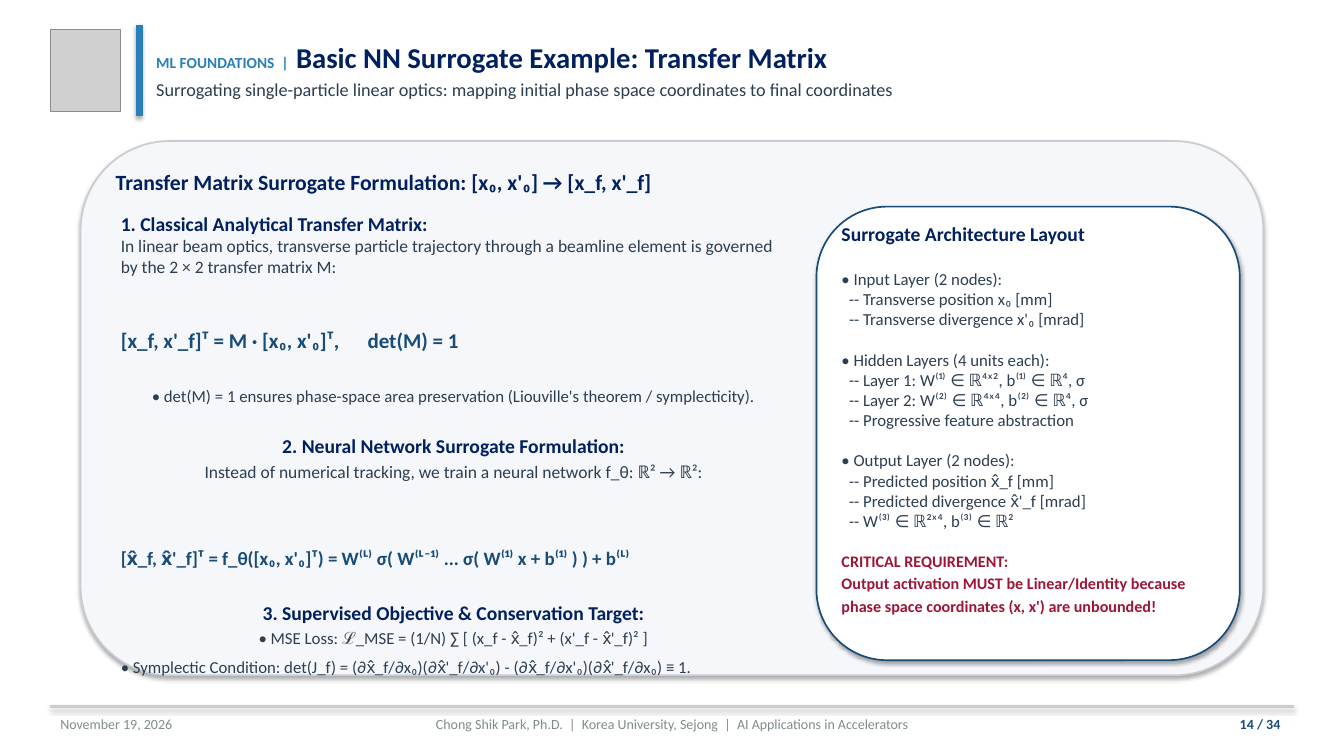
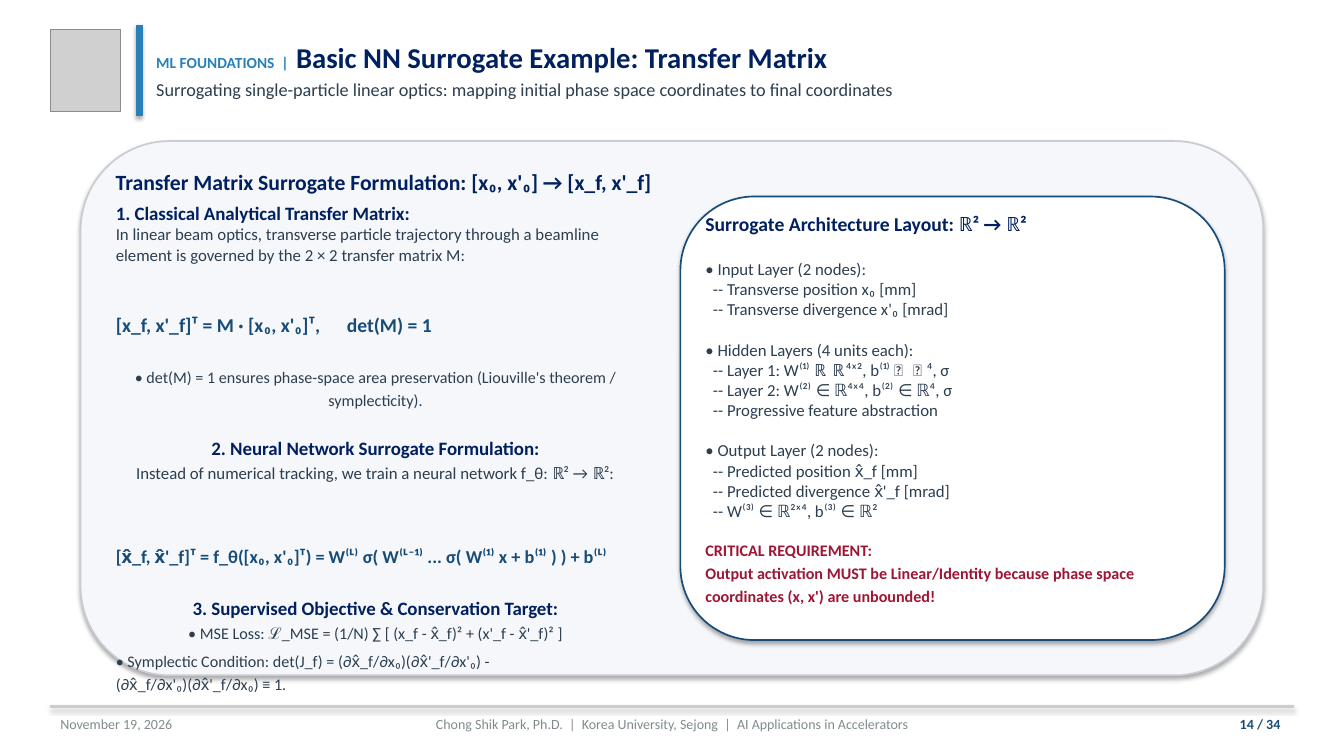
Before and after one commit to cspark7701/ai4acc-mini-hackathon, a slide deck: slide 14 of presentations/Lecture_1_AI_ML_Foundations_and_Control_Slides.pptx. Drawn at 1344x756 pixels with LibreOffice and Linux fonts; fonts in the diff are those of the drawing; grey boxes stand for pictures. Boxes give left, top, right and bottom in pixels: in the first picture for what was removed or moved away, otherwise in the second. Text is boxed around its words. In the diff, an @@ line names an element or a change of style, - is before the commit and + after.

Commit message:
Evenly distribute Slides 13-16, enlarge Slide 14 diagram, and resolve table overlap
Evenly distribute vertical content spans on Slides 13, 14, 15, and 16 across their card containers to eliminate bottom whitespace voids. Enlarge the neural transfer matrix surrogate diagram on the right of Slide 14 by over 40% (scale 1.02, 5.4 in x 4.4 in) with expanded node radii and bolder connections. Eliminate column overlap on Slides 17, 23, and 26 by restricting left column widths to 4.85 in and anchoring tables at x = 6.45 in to create a guaranteed 0.67–0.77 in whitespace gutter. Mirror layout and typography improvements in the PowerPoint build script, recompile slide decks cleanly, and verify all 23 test suite assertions pass.

Files:
 M  presentations/Lecture_1_AI_ML_Foundations_and_Control_Slides.pdf
 M  presentations/Lecture_1_AI_ML_Foundations_and_Control_Slides.pptx
 M  presentations/Lecture_1_AI_ML_Foundations_and_Control_Slides.tex
 M  scripts/build_lecture_1_pptx.py

```diff
--- a/presentations/Lecture_1_AI_ML_Foundations_and_Control_Slides.pptx
+++ b/presentations/Lecture_1_AI_ML_Foundations_and_Control_Slides.pptx
@@ text "1. Classical Analytical Transfer Matrix: ...": place and size @@
-text "1. Classical Analytical Transfer Matrix: ..." at (121,217,773,678)
+text "1. Classical Analytical Transfer Matrix: ..." at (116,206,607,695)
@@ text "1. Classical Analytical Transfer Matrix: ..." at (116,206,607,695): size 14 to 13.5 pt in "1. Classical Analytical Transfer Matrix:", "2. Neural Network Surrogate Formulation:", "3. Supervised Objective & Conservation Target:"; size 12.5 to 12 pt in "In linear beam optics, transverse particle trajectory ...", "Instead of numerical tracking, we train a ..."; size 15 to 14 pt in "[x_f, x'_f]ᵀ = M · [x₀, x'₀]ᵀ, ..."; size 12 to 11.5 pt in "• det(M) = 1 ensures phase-space area ...", "• MSE Loss: ℒ_MSE = (1/N) ∑ ..."; size 13.5 to 13 pt in "[x̂_f, x̂'_f]ᵀ = f_θ([x₀, x'₀]ᵀ) = W⁽ᴸ⁾ ..." @@
@@ rounded rectangle: place and size @@
-rounded rectangle at (817,207,1240,660)
+rounded rectangle at (681,197,1225,640)
@@ text at (705,215,1134,605): text changed @@
-Surrogate Architecture Layout
-• Input Layer (2 nodes):
--- Transverse position x₀ [mm]
--- Transverse divergence x'₀ [mrad]
-• Hidden Layers (4 units each):
--- Layer 1: W⁽¹⁾ ∈ ℝ⁴ˣ², b⁽¹⁾ ∈ ℝ⁴, σ
--- Layer 2: W⁽²⁾ ∈ ℝ⁴ˣ⁴, b⁽²⁾ ∈ ℝ⁴, σ
--- Progressive feature abstraction
-• Output Layer (2 nodes):
--- Predicted position x̂_f [mm]
--- Predicted divergence x̂'_f [mrad]
--- W⁽³⁾ ∈ ℝ²ˣ⁴, b⁽³⁾ ∈ ℝ²
-CRITICAL REQUIREMENT:
-Output activation MUST be Linear/Identity because phase space coordinates (x, x') are unbounded!
+Surrogate Architecture Layout: ℝ² → ℝ²
+• Input Layer (2 nodes):
+-- Transverse position x₀ [mm]
+-- Transverse divergence x'₀ [mrad]
+• Hidden Layers (4 units each):
+-- Layer 1: W⁽¹⁾ ∈ ℝ⁴ˣ², b⁽¹⁾ ∈ ℝ⁴, σ
+-- Layer 2: W⁽²⁾ ∈ ℝ⁴ˣ⁴, b⁽²⁾ ∈ ℝ⁴, σ
+-- Progressive feature abstraction
+• Output Layer (2 nodes):
+-- Predicted position x̂_f [mm]
+-- Predicted divergence x̂'_f [mrad]
+-- W⁽³⁾ ∈ ℝ²ˣ⁴, b⁽³⁾ ∈ ℝ²
+CRITICAL REQUIREMENT:
+Output activation MUST be Linear/Identity because phase space coordinates (x, x') are unbounded!
```
Also in this commit, not shown: 3 other slides changed, 3 other files.
